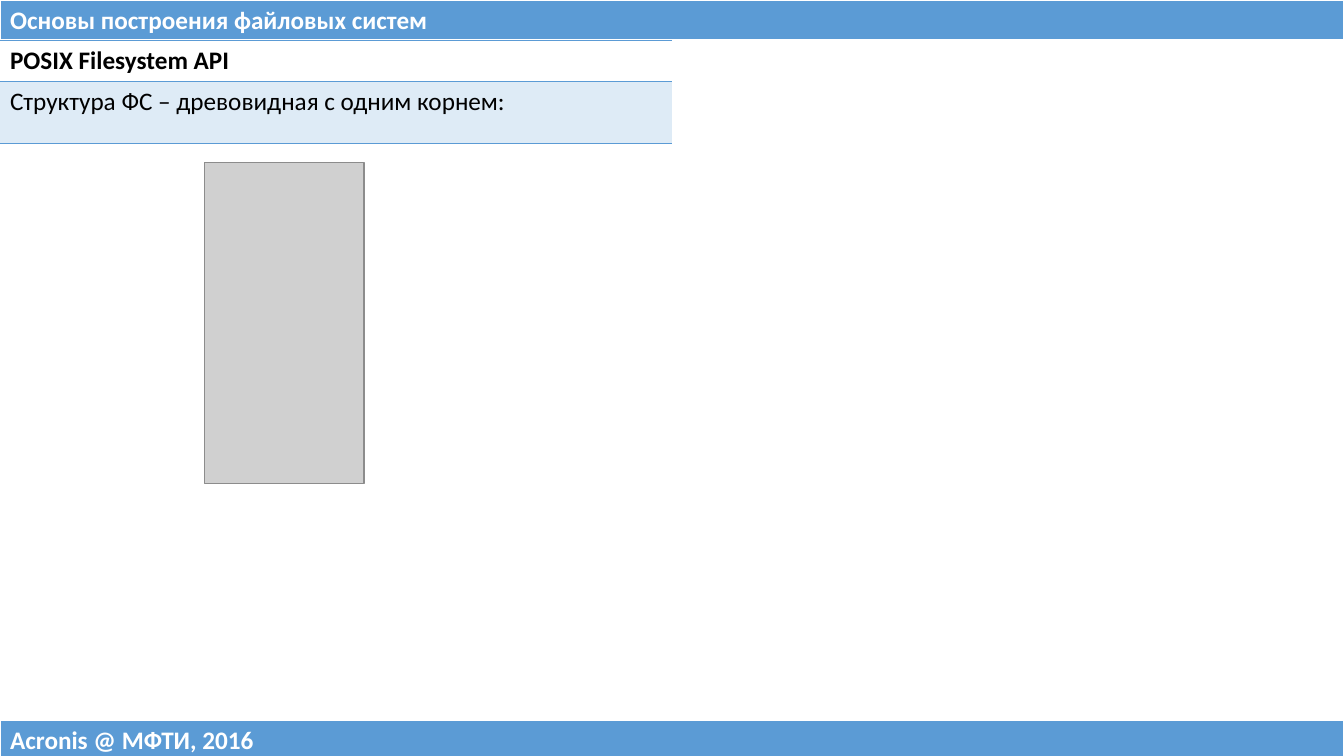
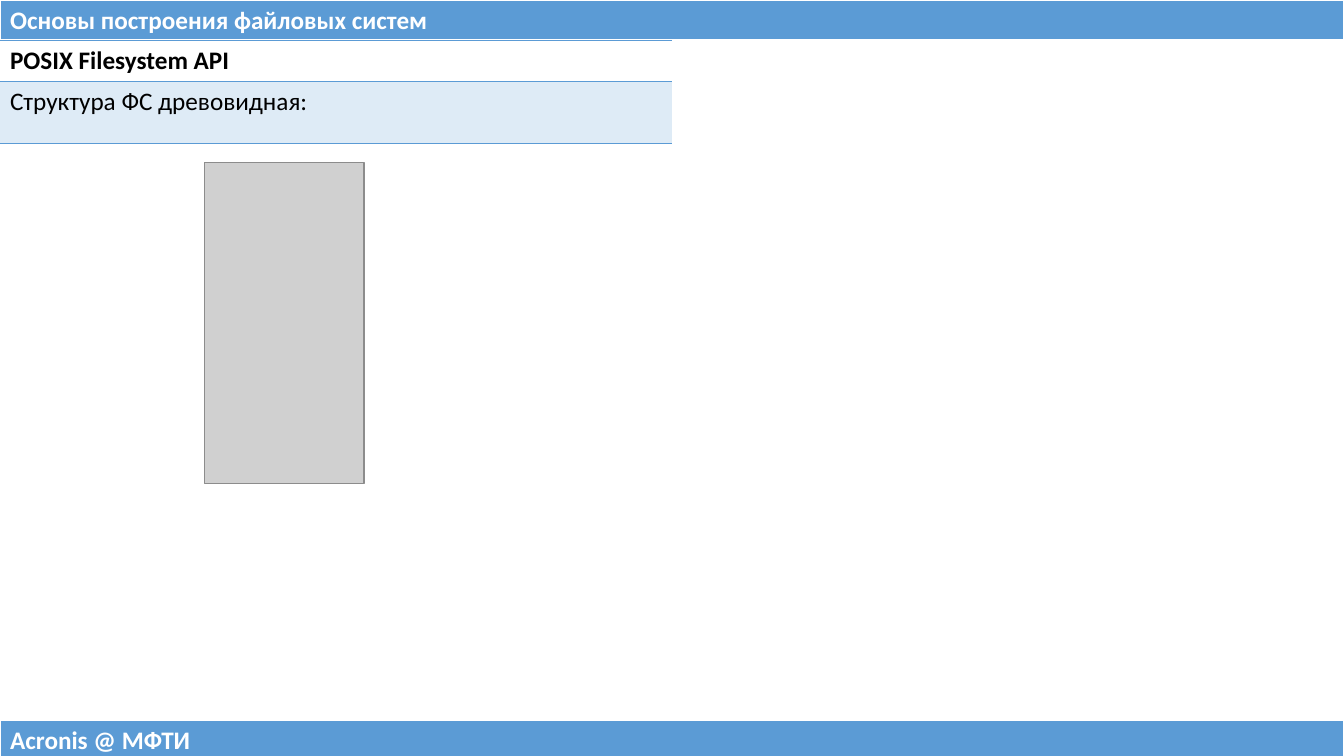
Before and after one commit to 75cc8545e7b021ed280ed0ef99fc7fc4/filesystems-101, a slide deck: slide 23 of talks/src/class00.pptx (slide 21 before the commit). Drawn at 1344x756 pixels with LibreOffice and Linux fonts; fonts in the diff are those of the drawing; grey boxes stand for pictures. Boxes give left, top, right and bottom in pixels: in the first picture for what was removed or moved away, otherwise in the second. Text is boxed around its words. In the diff, an @@ line names an element or a change of style, - is before the commit and + after.

```diff
--- a/talks/src/class00.pptx
+++ b/talks/src/class00.pptx
@@ table at box(0, 40, 673, 143) @@
-row 2, column 1: Структура ФС – древовидная с одним корнем:
+row 2, column 1: Структура ФС древовидная:
@@ table at box(0, 720, 1344, 756) @@
-row 1, column 1: Acronis @ МФТИ, 2016
+row 1, column 1: Acronis @ МФТИ
```
Also in this commit, not shown: 26 other slides changed, 11 slides added, 1 other file.
